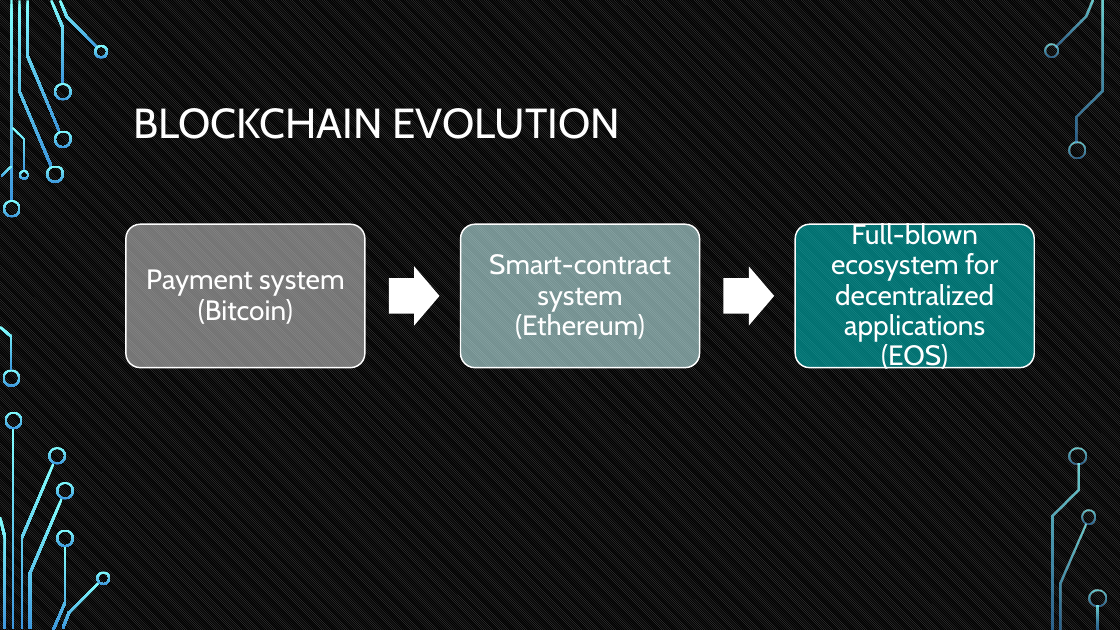
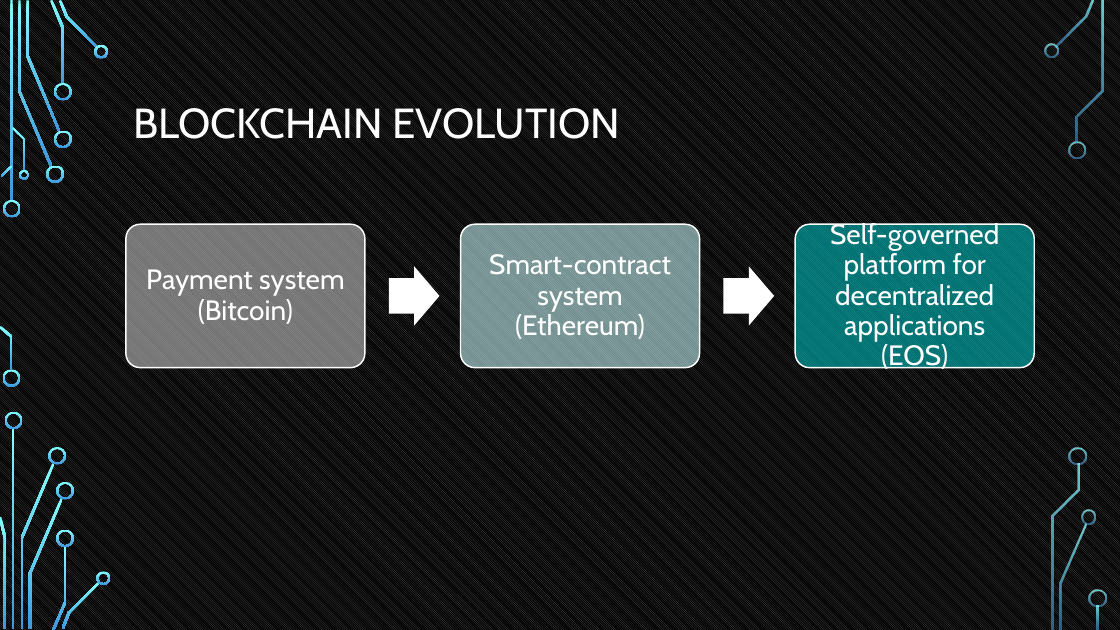
Before and after one commit to tokenika/tokenika.github.io, a slide deck: slide 3 of Oslo(1).pptx. Drawn at 1120x630 pixels with LibreOffice and Linux fonts; fonts in the diff are those of the drawing; background and template pictures are left out. Boxes give left, top, right and bottom in pixels: in the first picture for what was removed or moved away, otherwise in the second. Text is boxed around its words. In the diff, an @@ line names an element or a change of style, - is before the commit and + after.

```diff
--- a/Oslo(1).pptx
+++ b/Oslo(1).pptx
@@ text at (830, 221, 999, 371): text changed @@
-Full-blown ecosystem for decentralized applications (EOS)
+Self-governed platform for decentralized applications (EOS)
```
Also in this commit, not shown: 1 other slide changed, 1 other file.
